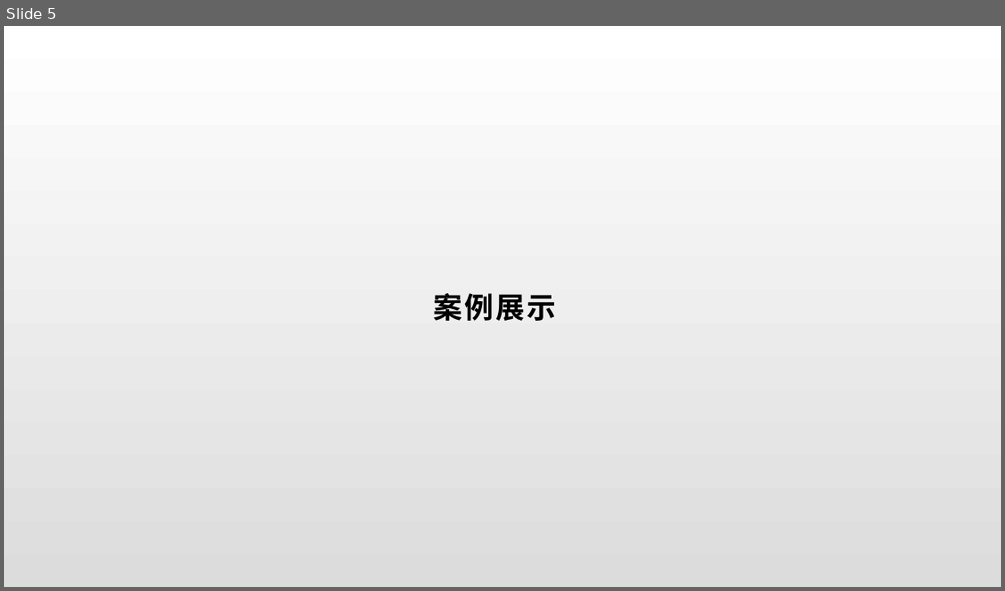
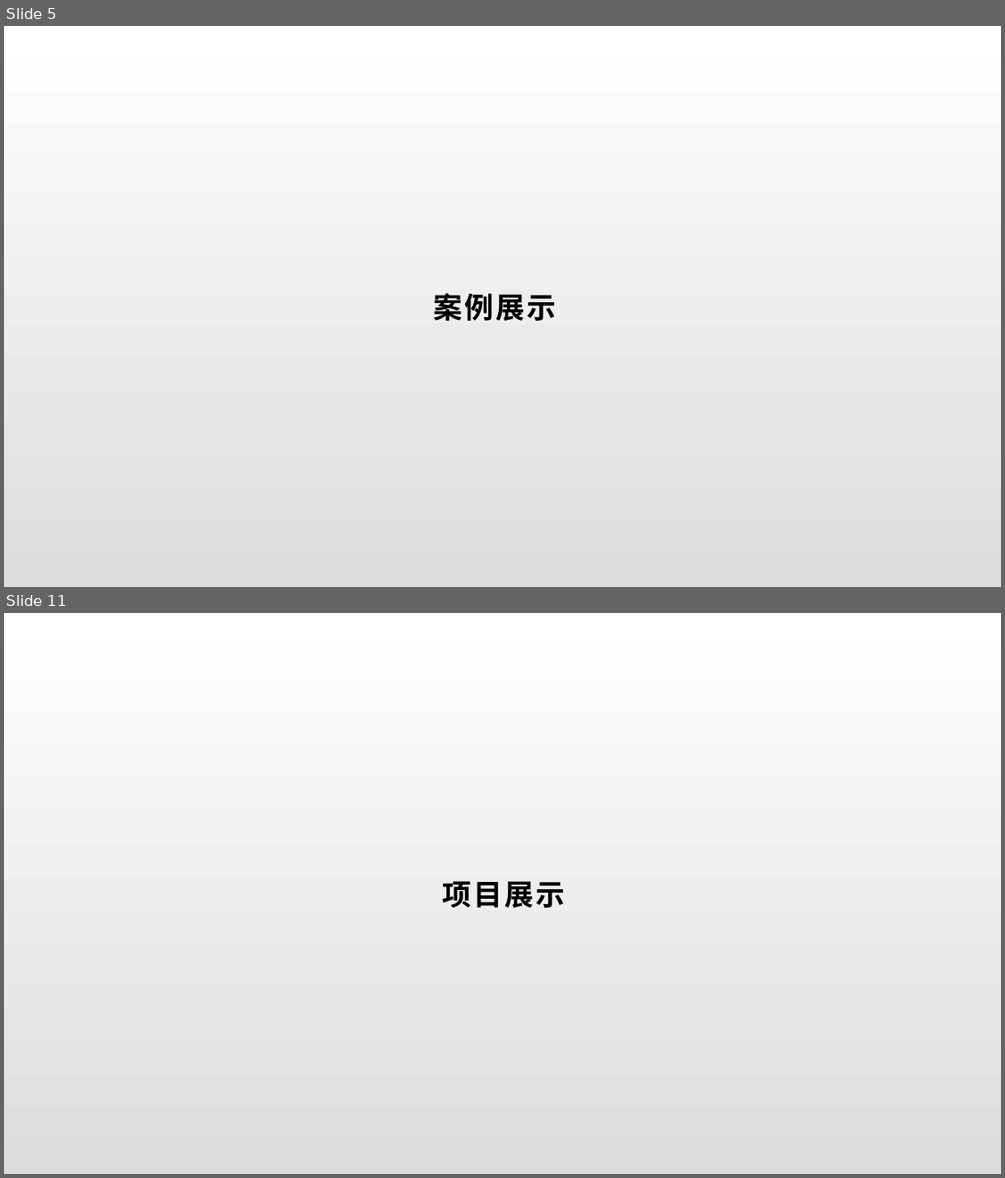
Before and after one commit to Senior-Software-Engineering/Documents, a slide deck: 案例与进度报告.pptx. Shown one above the other, each under a label of ours: slide 5 before the commit, slides 5 and 11 after it; the slides between them are not shown. The pictures are 1005x591 and 1005x1178 pixels, drawn with LibreOffice and Linux fonts; fonts in the diff are those of the drawing. Boxes give left, top, right and bottom in pixels: in the first picture for what was removed or moved away, otherwise in the second. Text is boxed around its words. In the diff, an @@ line names an element or a change of style, - is before the commit and + after.

```diff
--- a/案例与进度报告.pptx
+++ b/案例与进度报告.pptx
@@ slide 11 added at bbox=[4, 613, 1001, 1174], background gradient #FFFFFF to #DCDCDC @@
@@ title added at bbox=[442, 881, 564, 908], 28 pt, text #000000, bold @@
+项目展示
```
Also in this commit, not shown: 2 slides changed, 4 other slides added, 2 other files.
